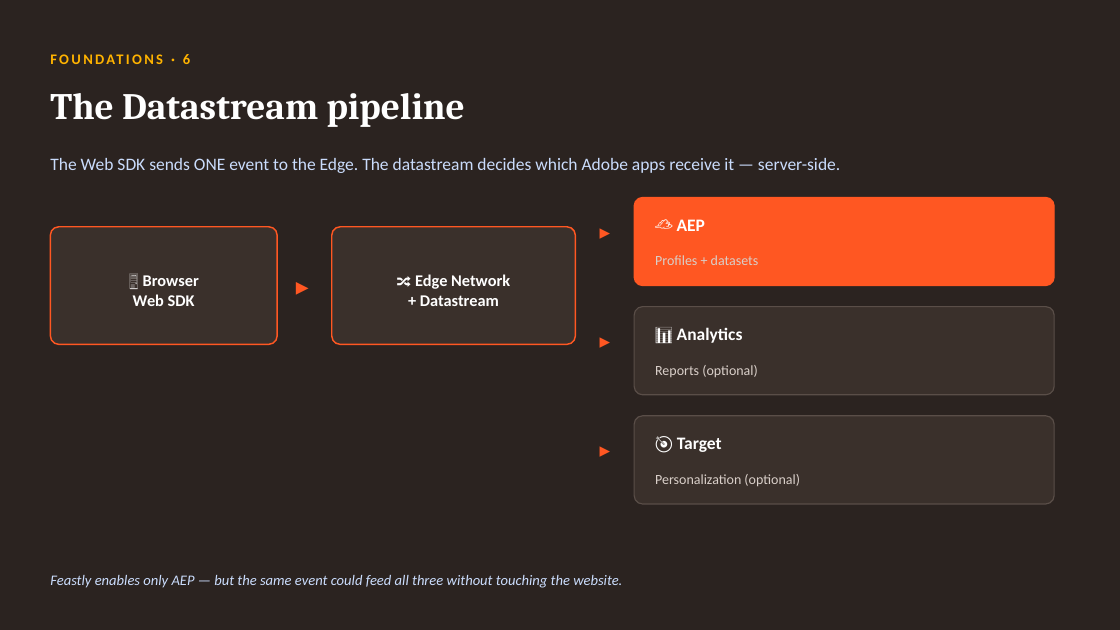
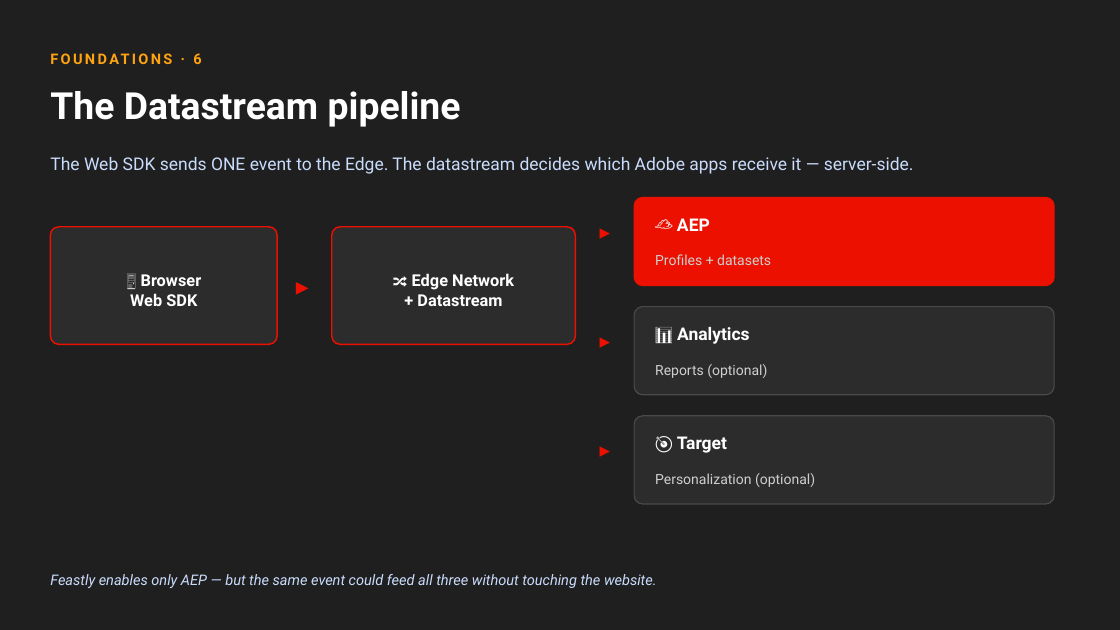
Before and after one commit to princeparvat80/aep-data-collection-food-demo, a slide deck: slide 11 of presentation/Feastly-DataCollection-to-AEP.pptx. Drawn at 1120x630 pixels with LibreOffice and Linux fonts; fonts in the diff are those of the drawing. Boxes give left, top, right and bottom in pixels: in the first picture for what was removed or moved away, otherwise in the second. Text is boxed around its words. In the diff, an @@ line names an element or a change of style, - is before the commit and + after.

```diff
--- a/presentation/Feastly-DataCollection-to-AEP.pptx
+++ b/presentation/Feastly-DataCollection-to-AEP.pptx
@@ background #2B2320 to #1F1F1F @@
@@ text "FOUNDATIONS · 6" at [193,53,201,64]: font Calibri to Roboto, text colour #FFB300 to #FFA311 @@
@@ text "The Datastream pipeline" at [50,91,461,127]: font Cambria to Roboto @@
@@ rounded rectangle at [634,197,1054,286]: fill #FF5722 to #EB1000; outline #FF5722 1 pt to #EB1000 1 pt @@
@@ rounded rectangle at [50,227,277,344]: fill #3A302B to #2C2C2C; outline #FF5722 1.25 pt to #EB1000 1.25 pt @@
@@ rounded rectangle at [332,227,576,344]: fill #3A302B to #2C2C2C; outline #FF5722 1.25 pt to #EB1000 1.25 pt @@
@@ rounded rectangle at [634,307,1054,395]: fill #3A302B to #2C2C2C; outline #5A4E48 1 pt to #4A4A4A 1 pt @@
@@ rounded rectangle at [634,416,1054,504]: fill #3A302B to #2C2C2C; outline #5A4E48 1 pt to #4A4A4A 1 pt @@
@@ text colour #FF5722 to #EB1000 in 4 elements at [281,265,323,307], [584,210,626,252], [584,319,626,361], [584,429,626,471] @@
@@ font Calibri to Roboto, text colour #D9CFC9 to #CFCFCF in 3 elements at [655,254,771,265], [655,364,767,378], [655,473,815,487] @@
@@ font Calibri to Roboto in 7 elements at [50,157,914,174], [130,274,202,306], [412,273,514,306], [677,218,710,231], [677,327,750,344], [677,436,727,453], [50,574,657,588] @@
```
Also in this commit, not shown: 22 other slides changed, 1 other file.
